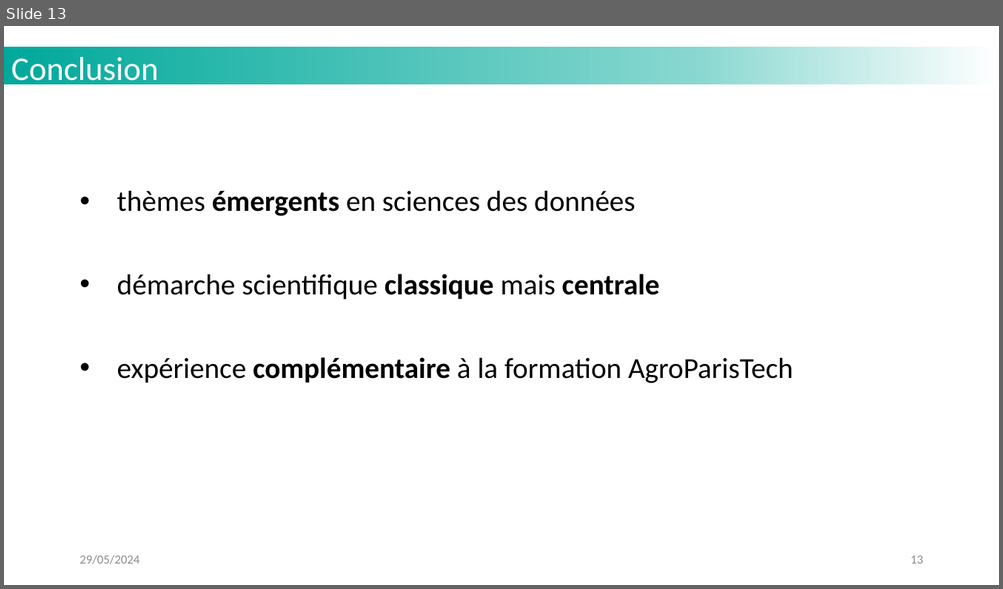
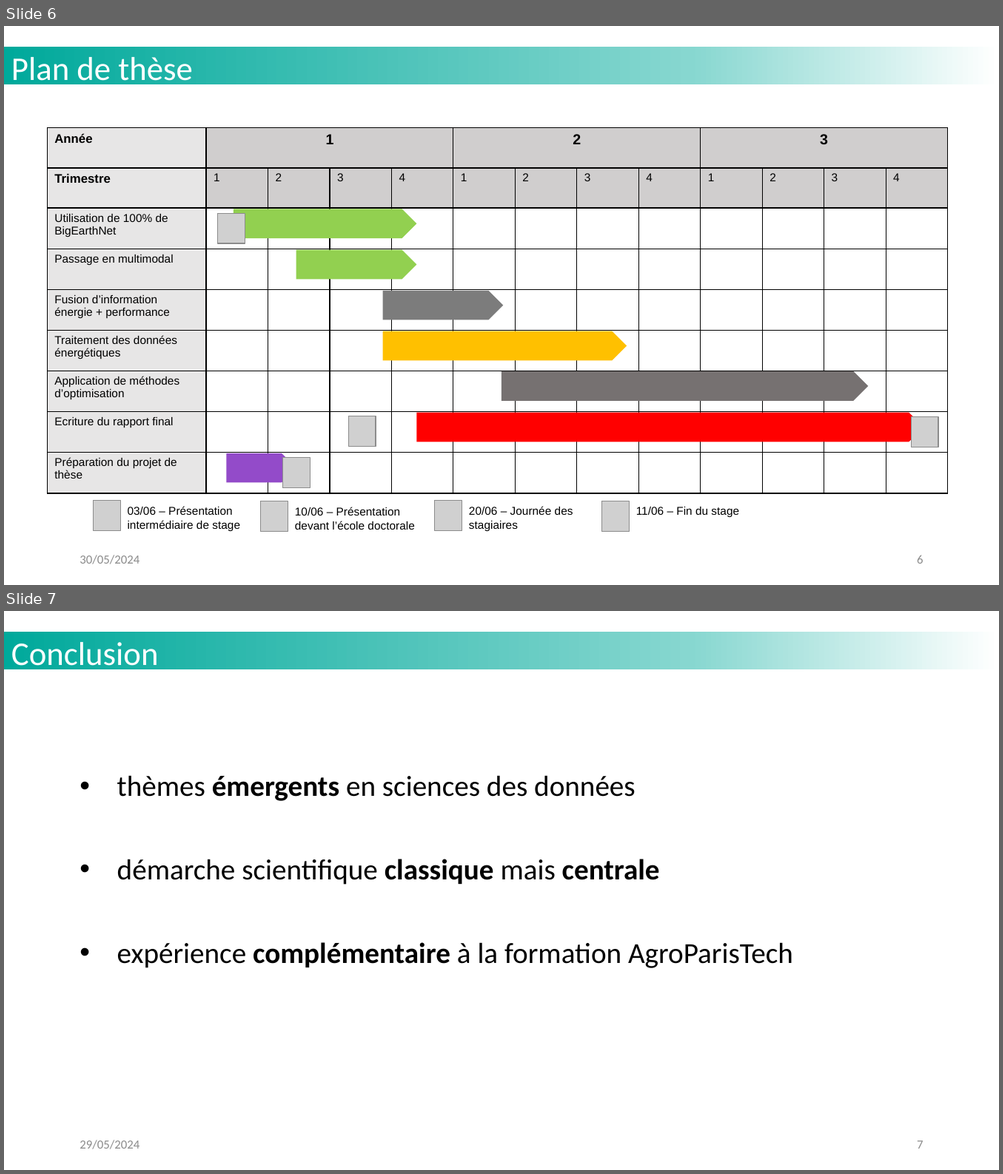
Before and after one commit to MattVerlynde/cahier-labo-stage, a slide deck: static/files_presentation/slides_presentation_these_LISTIC_MVerlynde_2024.pptx. Shown one above the other, each under a label of ours: slide 13 before the commit, slides 6 and 7 after it. The pictures are 1003x589 and 1003x1174 pixels, drawn with LibreOffice and Linux fonts; fonts in the diff are those of the drawing; grey boxes stand for pictures; background and template pictures are left out. Boxes give left, top, right and bottom in pixels: in the first picture for what was removed or moved away, otherwise in the second. Text is boxed around its words. In the diff, an @@ line names an element or a change of style, - is before the commit and + after.

```diff
--- a/static/files_presentation/slides_presentation_these_LISTIC_MVerlynde_2024.pptx
+++ b/static/files_presentation/slides_presentation_these_LISTIC_MVerlynde_2024.pptx
@@ slide 6 added at <box>4,26,999,585</box>, background #FFFFFF; not listed: 1 template element that a slide beside it also shows @@
@@ text added at <box>11,57,193,89</box>, 32 pt, text #FFFFFF @@
+Plan de thèse
@@ table added at <box>47,128,949,494</box>, 9 rows, 13 columns @@
+Année | 1 |  |  |  | 2 |  |  |  | 3 |  |  | 
+Trimestre | 1 | 2 | 3 | 4 | 1 | 2 | 3 | 4 | 1 | 2 | 3 | 4
+Utilisation de 100% de BigEarthNet |  |  |  |  |  |  |  |  |  |  |  | 
+Passage en multimodal |  |  |  |  |  |  |  |  |  |  |  | 
+Fusion d’information / énergie + performance |  |  |  |  |  |  |  |  |  |  |  | 
+Traitement des données énergétiques |  |  |  |  |  |  |  |  |  |  |  | 
+Application de méthodes d’optimisation |  |  |  |  |  |  |  |  |  |  |  | 
+Ecriture du rapport final |  |  |  |  |  |  |  |  |  |  |  | 
+Préparation du projet de thèse |  |  |  |  |  |  |  |  |  |  |  | 
@@ picture added at <box>218,213,246,243</box> @@
@@ pentagon arrow added at <box>234,209,417,238</box>, fill #92D050 @@
@@ pentagon arrow added at <box>296,249,417,279</box>, fill #92D050 @@
@@ pentagon arrow added at <box>383,291,504,320</box>, fill #7C7C7C @@
@@ pentagon arrow added at <box>383,331,627,360</box>, fill #FFC000 @@
@@ pentagon arrow added at <box>502,372,868,400</box>, fill #767171 @@
@@ picture added at <box>349,416,376,446</box> @@
@@ pentagon arrow added at <box>417,412,923,442</box>, fill #FF0000 @@
@@ picture added at <box>910,417,938,448</box> @@
@@ pentagon arrow added at <box>226,454,296,483</box>, fill #934BC9 @@
@@ picture added at <box>282,458,310,488</box> @@
@@ picture added at <box>93,501,120,531</box> @@
@@ text added at <box>128,506,240,531</box>, 11 pt, text #000000 @@
+03/06 – Présentation intermédiaire de stage
@@ picture added at <box>261,502,288,532</box> @@
@@ text added at <box>295,507,414,530</box>, 11 pt, text #000000 @@
+10/06 – Présentation devant l’école doctorale
@@ picture added at <box>435,501,462,531</box> @@
@@ text added at <box>469,506,573,531</box>, 11 pt, text #000000 @@
+20/06 – Journée des stagiaires
@@ picture added at <box>602,502,629,532</box> @@
@@ text added at <box>636,507,739,517</box>, 11 pt, text #000000 @@
+11/06 – Fin du stage
@@ text added at <box>79,555,139,565</box>, 12 pt, text #8B8B8B @@
+30/05/2024
@@ page number added at <box>916,556,922,564</box>, 12 pt, text #8B8B8B @@
+6
@@ what was slide 13 is now slide 7 @@
@@ page number at <box>916,1141,922,1149</box>: text changed @@
-13
+7
```
Also in this commit, not shown: 3 slides changed, 2 other slides added, 12 slides removed, 2 other files.
